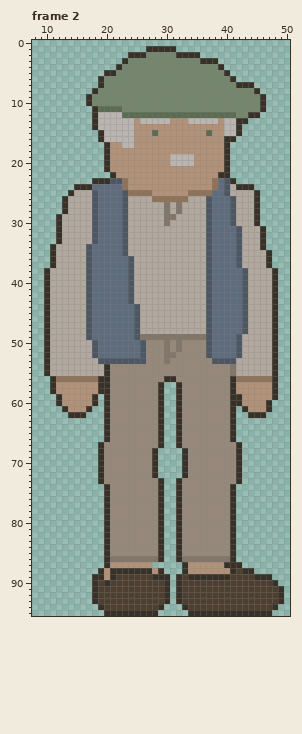
Pixel-art file, stored at assets/sprite_joueur.aseprite. The picture above is the old version.
64x96 pixels, 2 frames. Colours within 5 levels of each other are drawn and written as one. Shown: frame 2: x 8..50, y 0..95.
The same view after the edit:
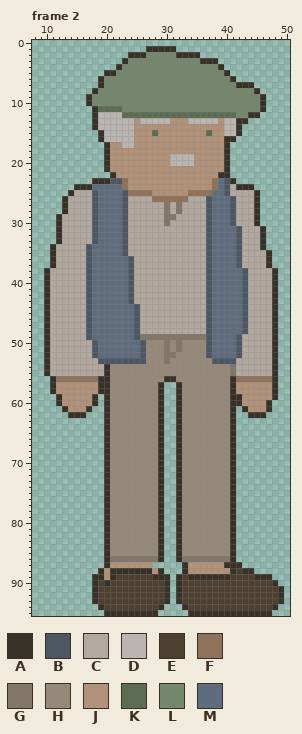
Palette (. is transparent): A #383128  B #4d5763  C #b1a89f  D #bab5b0  E #4e4031  F #8f725a  G #827669  H #97897a  J #b19279  K #5b6c53  L #74866c  M #5f6c7d
Changes in this commit:
Frame 2, layer "line":
y 67: x 19..20 AH -> .A; x 41..42 HA -> A.
y 68..72: x 19..20 AH -> .A; x 28..29 A. -> HA; x 32..33 .A -> AH; x 41..42 HA -> A.
y 73: x 19..20 AH -> .A; x 41..42 HA -> A.
